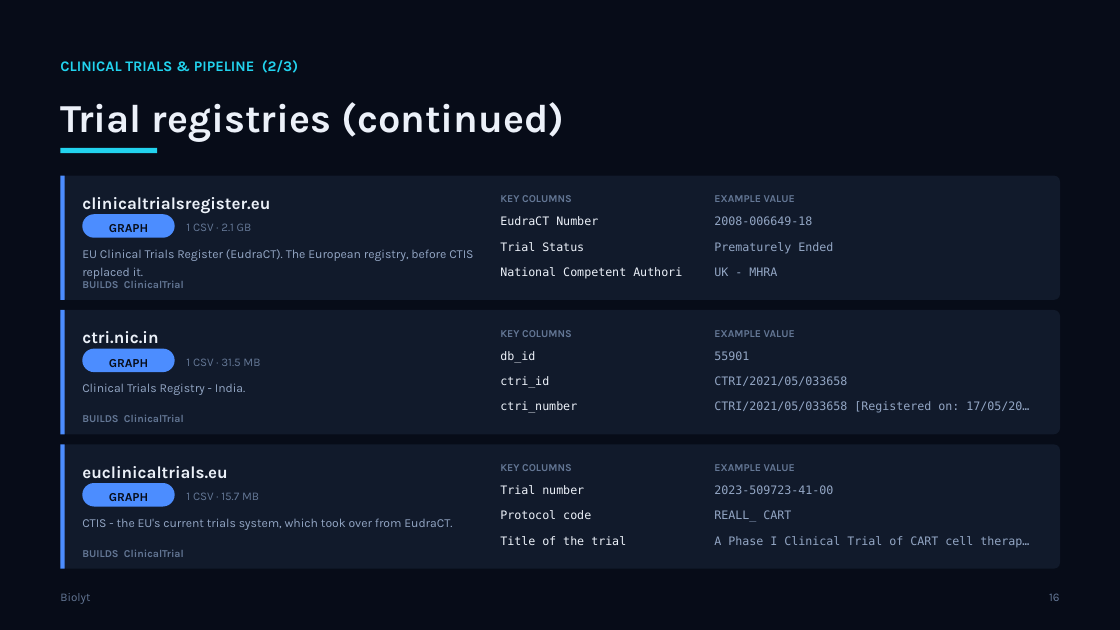
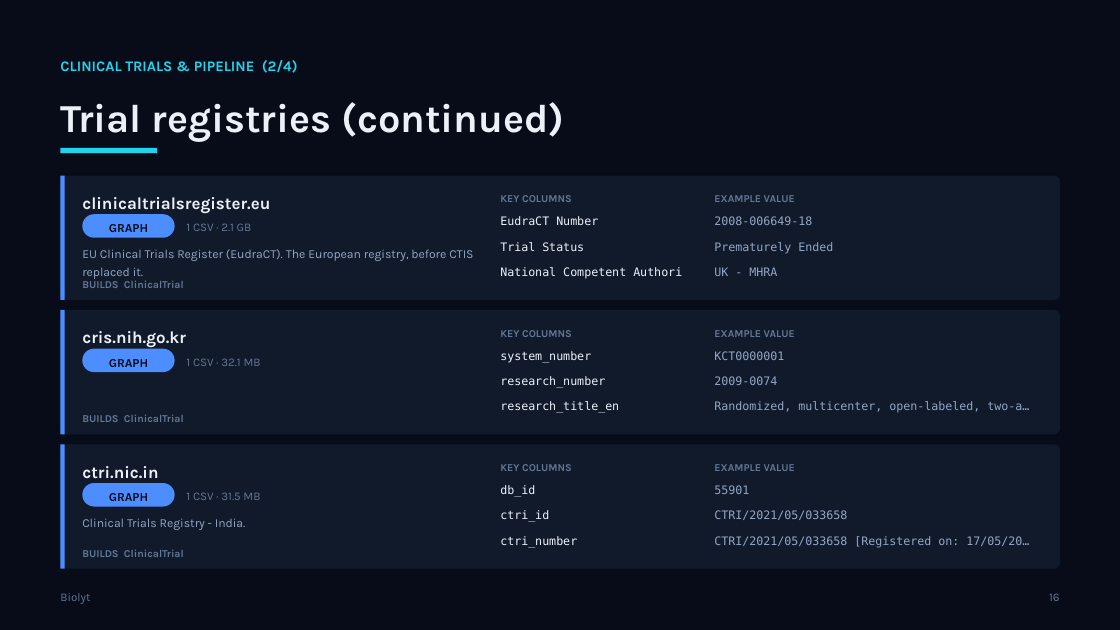
Before and after one commit to helmibiolyt/fullPipeline, a slide deck: slide 16 of presentation/Biolyt_Platform.pptx. Drawn at 1120x630 pixels with LibreOffice and Linux fonts; fonts in the diff are those of the drawing. Boxes give left, top, right and bottom in pixels: in the first picture for what was removed or moved away, otherwise in the second. Text is boxed around its words. In the diff, an @@ line names an element or a change of style, - is before the commit and + after.

```diff
--- a/presentation/Biolyt_Platform.pptx
+++ b/presentation/Biolyt_Platform.pptx
@@ text at (60, 60, 298, 73): text changed @@
-CLINICAL TRIALS & PIPELINE (2/3)
+CLINICAL TRIALS & PIPELINE (2/4)
@@ text at (82, 331, 186, 348): text changed @@
-ctri.nic.in
+cris.nih.go.kr
@@ text at (186, 358, 261, 366): text changed @@
-1 CSV · 31.5 MB
+1 CSV · 32.1 MB
@@ text at (500, 351, 591, 363): text changed @@
-db_id
+system_number
@@ text at (714, 351, 784, 360): text changed @@
-55901
+KCT0000001
@@ text removed at (82, 383, 245, 395) @@
-Clinical Trials Registry - India.
@@ text at (500, 376, 605, 388): text changed @@
-ctri_id
+research_number
@@ text at (714, 376, 777, 385): text changed @@
-CTRI/2021/05/033658
+2009-0074
@@ text at (500, 401, 619, 413): text changed @@
-ctri_number
+research_title_en
@@ text at (714, 401, 1029, 413): text changed @@
-CTRI/2021/05/033658 [Registered on: 17/05/20…
+Randomized, multicenter, open-labeled, two-a…
@@ text at (82, 466, 158, 479): text changed @@
-euclinicaltrials.eu
+ctri.nic.in
@@ text at (186, 492, 260, 500): text changed @@
-1 CSV · 15.7 MB
+1 CSV · 31.5 MB
@@ text at (500, 485, 535, 497): text changed @@
-Trial number
+db_id
@@ text at (714, 485, 749, 494): text changed @@
-2023-509723-41-00
+55901
@@ text at (82, 518, 245, 530): text changed @@
-CTIS - the EU's current trials system, which took over from EudraCT.
+Clinical Trials Registry - India.
@@ text at (500, 510, 549, 522): text changed @@
-Protocol code
+ctri_id
@@ text at (500, 536, 577, 548): text changed @@
-Title of the trial
+ctri_number
@@ text at (714, 510, 847, 520): text changed @@
-REALL_ CART
+CTRI/2021/05/033658
@@ text at (714, 536, 1029, 548): text changed @@
-A Phase I Clinical Trial of CART cell therap…
+CTRI/2021/05/033658 [Registered on: 17/05/20…
```
Also in this commit, not shown: 48 other slides changed, 1 slide added, 9 other files.
